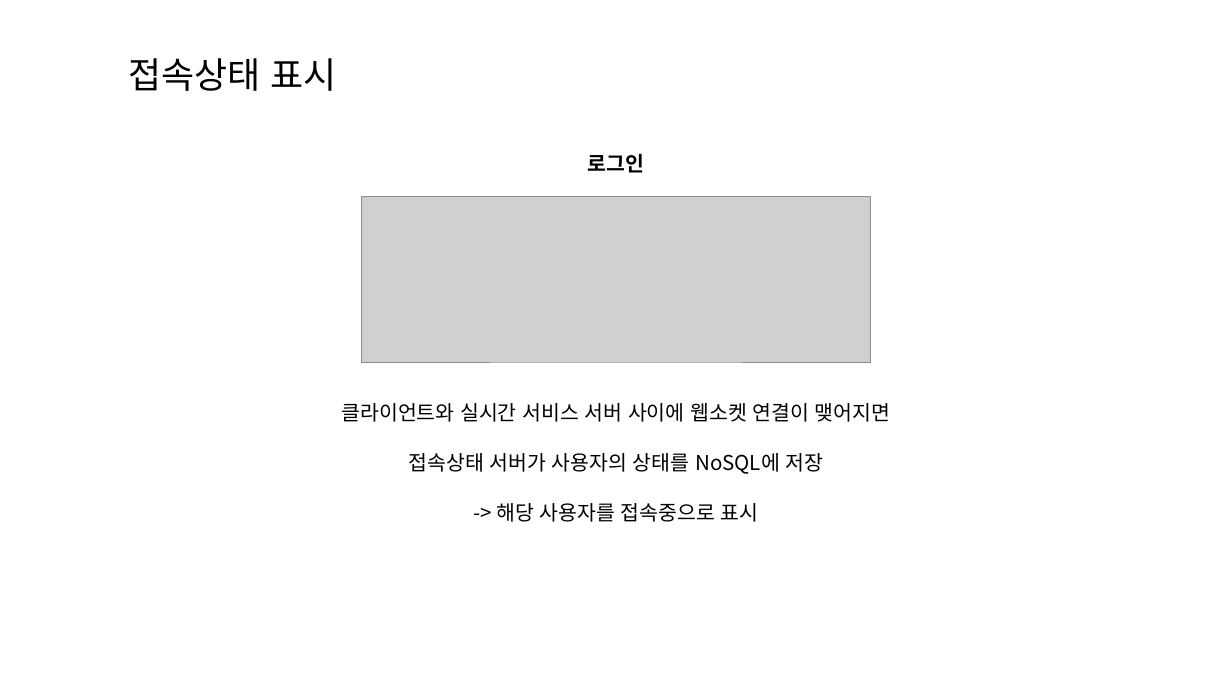
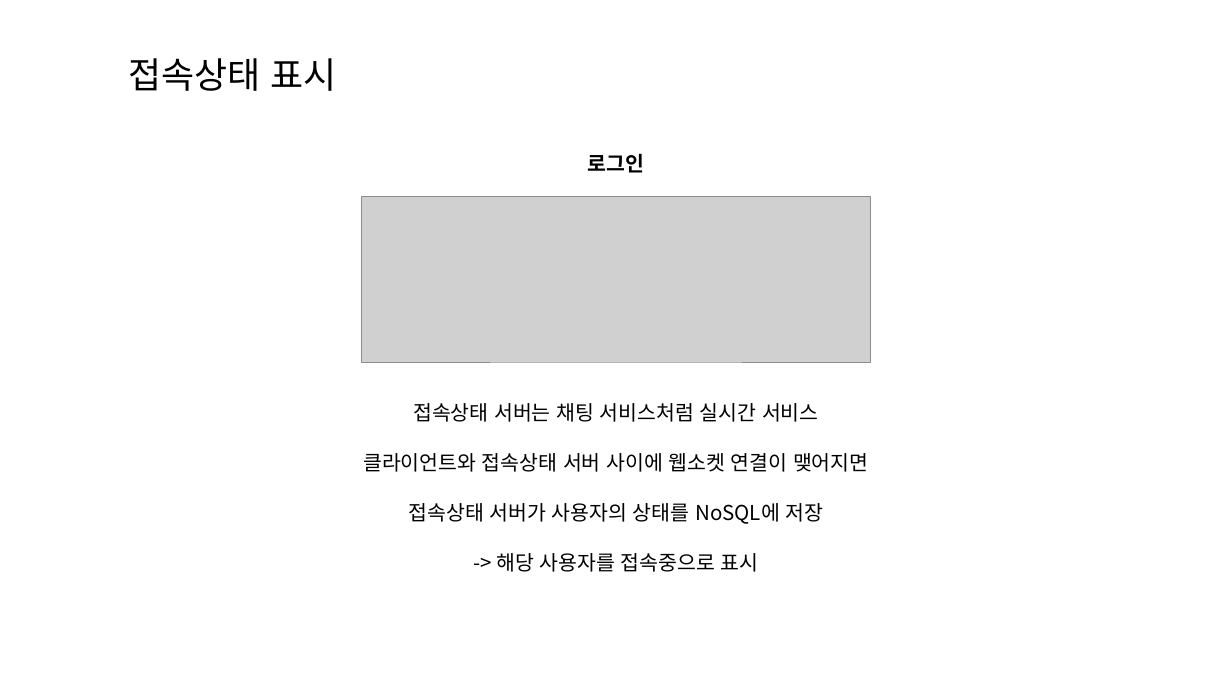
Before and after one commit to fenderiwater/system_design_interview, a slide deck: slide 18 of chapter 12/12장_채팅 시스템 설계.pptx. Drawn at 1232x693 pixels with LibreOffice and Linux fonts; fonts in the diff are those of the drawing; grey boxes stand for pictures. Boxes give left, top, right and bottom in pixels: in the first picture for what was removed or moved away, otherwise in the second. Text is boxed around its words. In the diff, an @@ line names an element or a change of style, - is before the commit and + after.

```diff
--- a/chapter 12/12장_채팅 시스템 설계.pptx
+++ b/chapter 12/12장_채팅 시스템 설계.pptx
@@ text at <box>363,403,868,472</box>: text changed @@
-클라이언트와 실시간 서비스 서버 사이에 웹소켓 연결이 맺어지면
+접속상태 서버는 채팅 서비스처럼 실시간 서비스
+클라이언트와 접속상태 서버 사이에 웹소켓 연결이 맺어지면
```
Also in this commit, not shown: 1 other slide changed.
